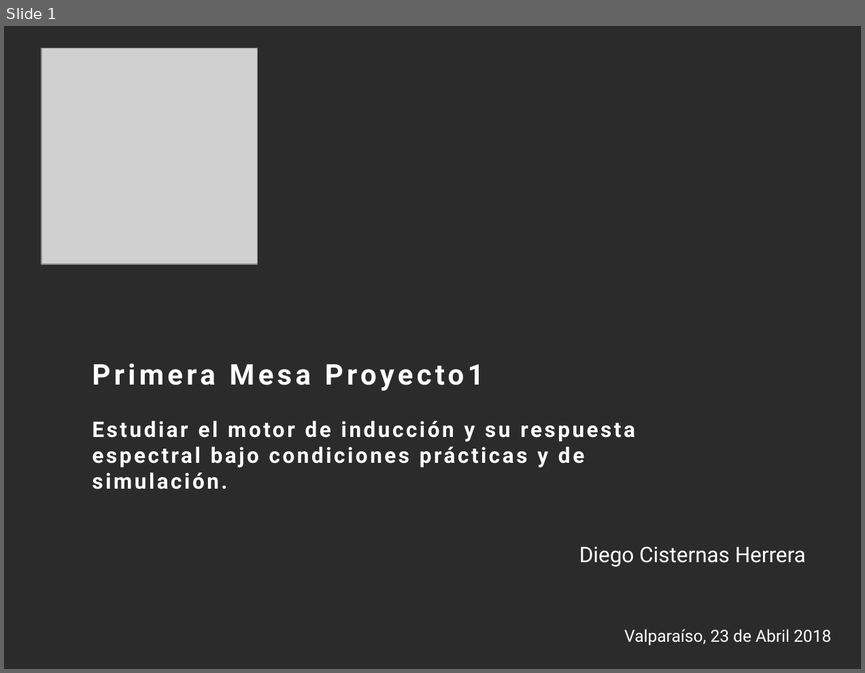
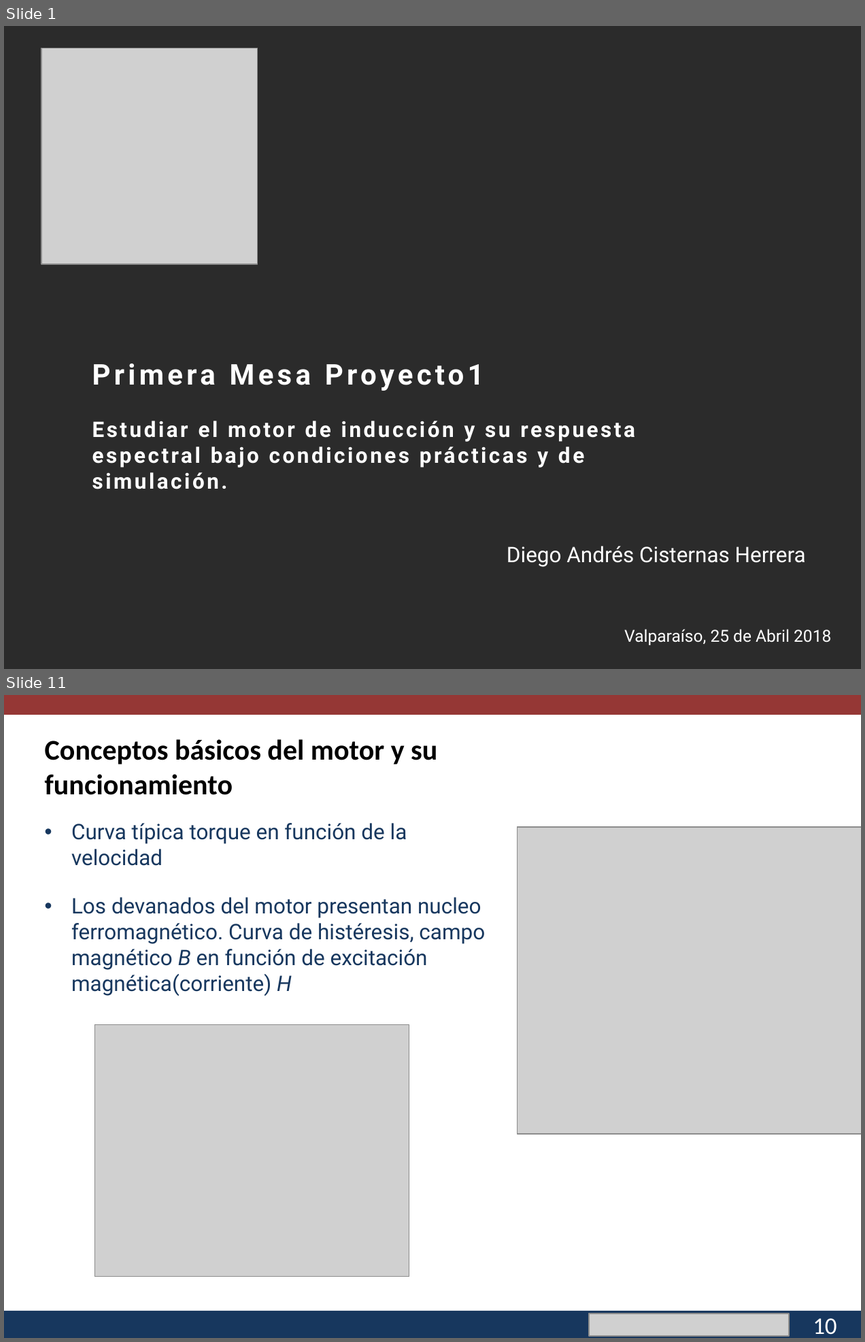
Before and after one commit to cisternashdiego/Proyecto1, a slide deck: Primera mesa.pptx. Shown one above the other, each under a label of ours: slide 1 before the commit, slides 1 and 11 after it; the slides between them are not shown. The pictures are 865x673 and 865x1342 pixels, drawn with LibreOffice and Linux fonts; fonts in the diff are those of the drawing; grey boxes stand for pictures; background and template pictures are left out; a plain dark background stands for a picture behind light text. Boxes give left, top, right and bottom in pixels: in the first picture for what was removed or moved away, otherwise in the second. Text is boxed around its words. In the diff, an @@ line names an element or a change of style, - is before the commit and + after.

```diff
--- a/Primera mesa.pptx
+++ b/Primera mesa.pptx
@@ slide 11 added at <box>4,695,861,1338</box>, background #FFFFFF @@
@@ rectangle added at <box>4,695,861,715</box>, fill #953735 @@
@@ text added at <box>45,739,437,795</box>, 24 pt, text #000000, bold @@
+Conceptos básicos del motor y su funcionamiento
@@ text added at <box>71,823,485,996</box>, 18 pt, text #17375E @@
+• Curva típica torque en función de la velocidad
+• Los devanados del motor presentan nucleo ferromagnético. Curva de histéresis, campo magnético B en función de excitación magnética(corriente) H
@@ picture added at <box>517,827,861,1134</box> @@
@@ picture added at <box>95,1025,409,1277</box> @@
@@ rectangle added at <box>4,1310,861,1338</box>, fill #17375E @@
@@ picture added at <box>588,1312,788,1335</box> @@
@@ text added at <box>718,1311,861,1338</box>, 11 pt, text #FFFFFF @@
+pucv.cl
@@ text added at <box>813,1318,836,1334</box>, 20 pt, text #FFFFFF @@
+10
@@ slide 1 changed as well @@
@@ text at <box>507,546,806,567</box>: text changed @@
-Diego Cisternas Herrera
+Diego Andrés Cisternas Herrera
@@ text at <box>624,628,831,645</box>: text changed @@
-Valparaíso, 23 de Abril 2018
+Valparaíso, 25 de Abril 2018
```
Also in this commit, not shown: 16 other slides added, 1 slide removed, 2 other files.
